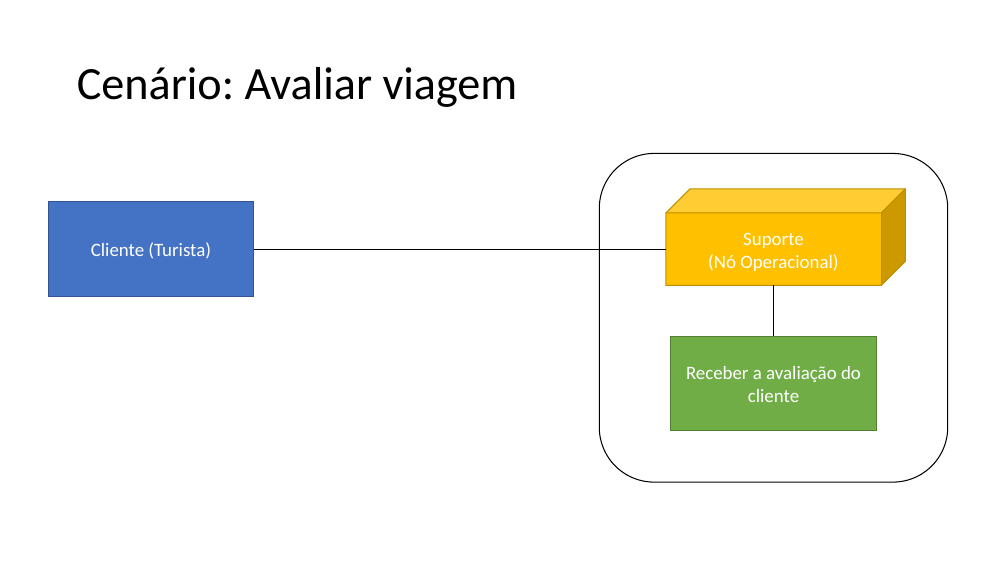
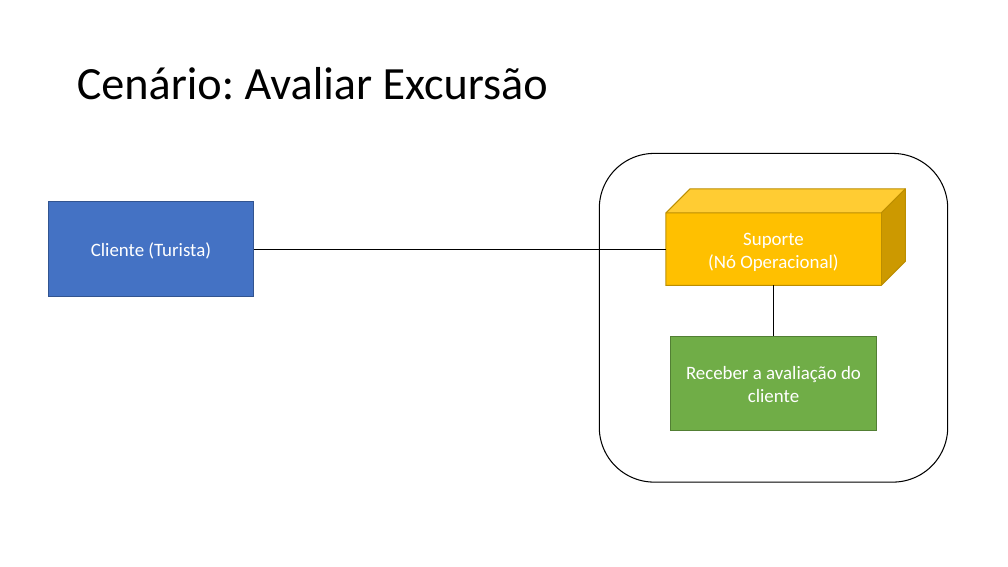
Before and after one commit to Road-on/RoadOn, a slide deck: slide 7 of 15. Arquitetura de Negócio Para Cada Cenário.pptx. Drawn at 1008x567 pixels with LibreOffice and Linux fonts; fonts in the diff are those of the drawing. Boxes give left, top, right and bottom in pixels: in the first picture for what was removed or moved away, otherwise in the second. Text is boxed around its words. In the diff, an @@ line names an element or a change of style, - is before the commit and + after.

```diff
--- a/15. Arquitetura de Negócio Para Cada Cenário.pptx
+++ b/15. Arquitetura de Negócio Para Cada Cenário.pptx
@@ title at (77,67,548,100): text changed @@
-Cenário: Avaliar viagem
+Cenário: Avaliar Excursão
```
Also in this commit, not shown: 3 other slides changed, 1 other file.
